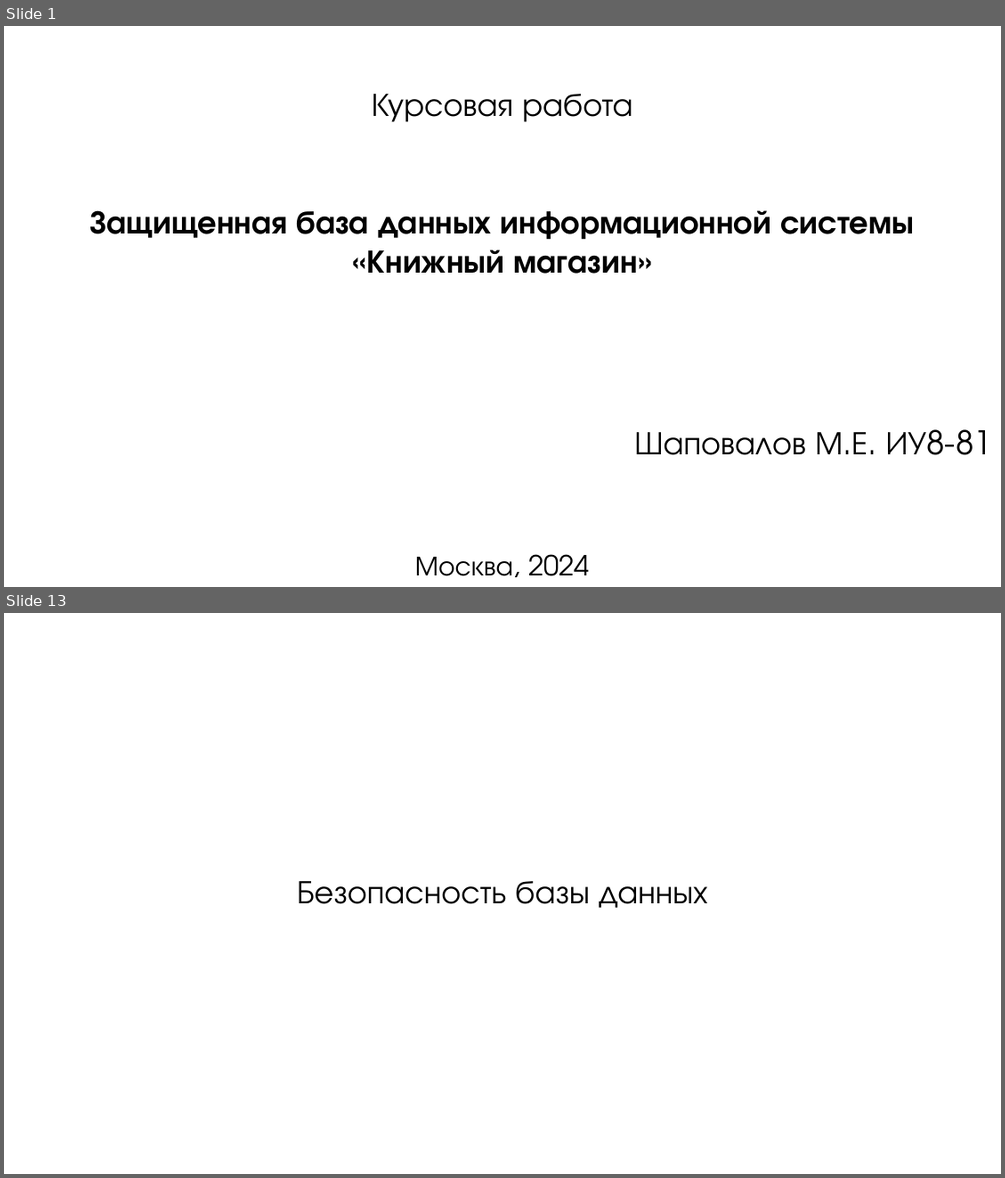
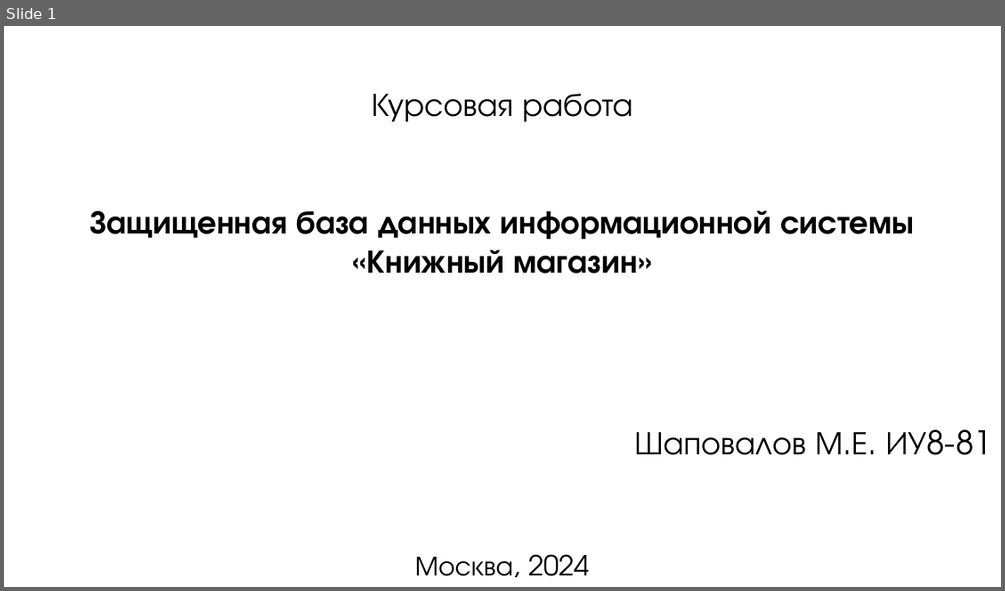
Before and after one commit to mrypdm/bsbd_kursach, a slide deck: docs/ИУ8-81. БСБД. Презентация. Шаповалов.odp. Shown one above the other, each under a label of ours: slides 1 and 13 before the commit, slide 1 after it; the slides between them are not shown. The pictures are 1005x1178 and 1005x591 pixels, drawn with LibreOffice and Linux fonts; fonts in the diff are those of the drawing. Boxes give left, top, right and bottom in pixels: in the first picture for what was removed or moved away, otherwise in the second. Text is boxed around its words. In the diff, an @@ line names an element or a change of style, - is before the commit and + after.

```diff
--- a/docs/ИУ8-81. БСБД. Презентация. Шаповалов.odp
+++ b/docs/ИУ8-81. БСБД. Презентация. Шаповалов.odp
@@ slide 13 removed at (x1=4, y1=613, x2=1001, y2=1174), background #FFFFFF @@
@@ text removed at (x1=297, y1=881, x2=707, y2=908) @@
-Безопасность базы данных
```
Also in this commit, not shown: 8 slides changed, 2 slides added, 8 other slides removed, 6 other files.
